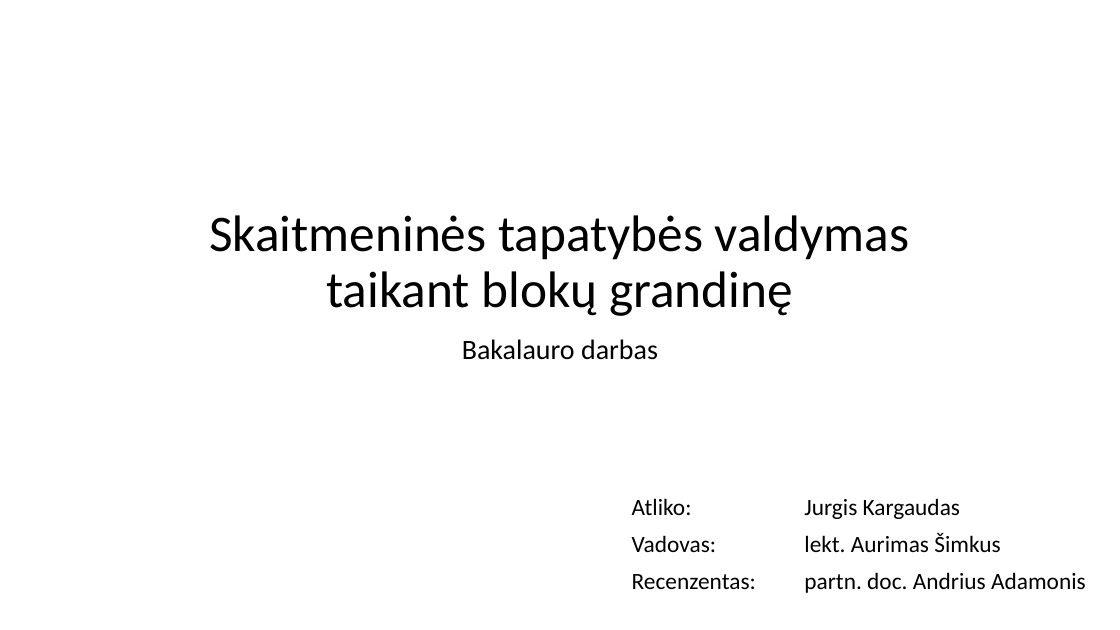
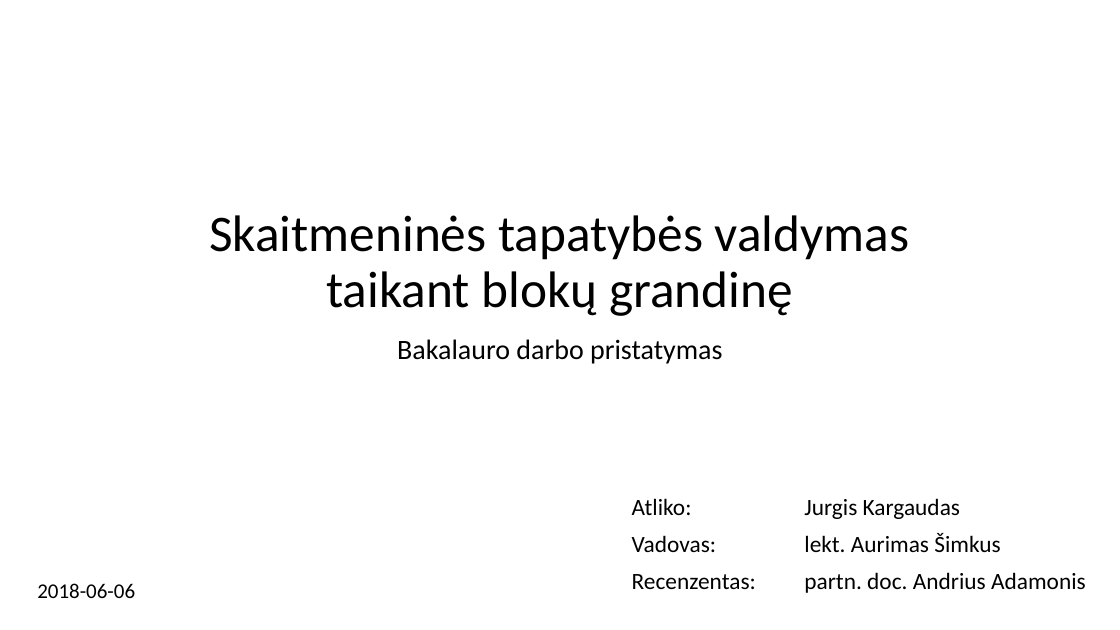
Before and after one commit to Ubaldas11/bachelor-thesis, a slide deck: slide 1 of BakalauroGynimas.pptx. Drawn at 1120x630 pixels with LibreOffice and Linux fonts; fonts in the diff are those of the drawing; background and template pictures are left out. Boxes give left, top, right and bottom in pixels: in the first picture for what was removed or moved away, otherwise in the second. Text is boxed around its words. In the diff, an @@ line names an element or a change of style, - is before the commit and + after.

```diff
--- a/BakalauroGynimas.pptx
+++ b/BakalauroGynimas.pptx
@@ subtitle at [397,339,722,364]: text changed @@
-Bakalauro darbas
+Bakalauro darbo pristatymas
@@ text added at [37,583,135,598], 18 pt, text #000000 @@
+2018-06-06
```
Also in this commit, not shown: 5 other slides changed, 9 slides added, 2 slides removed, 4 other files.
